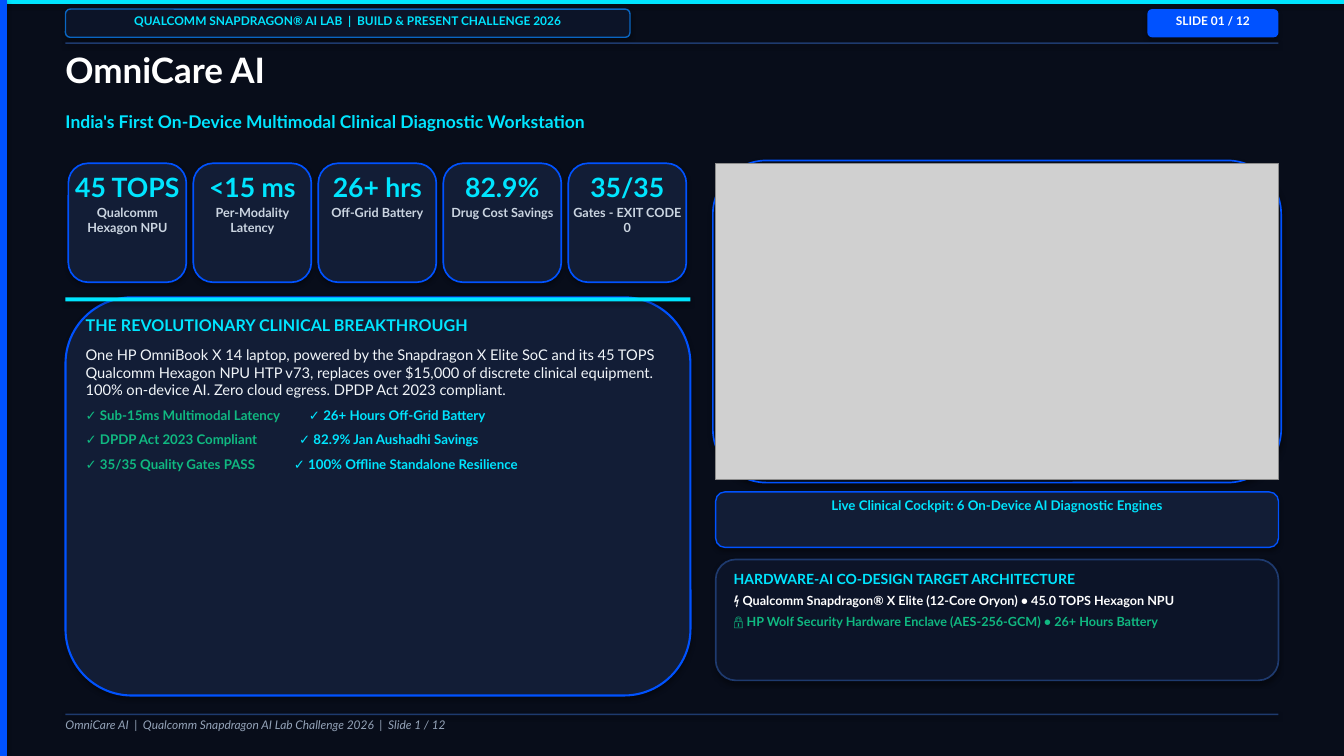
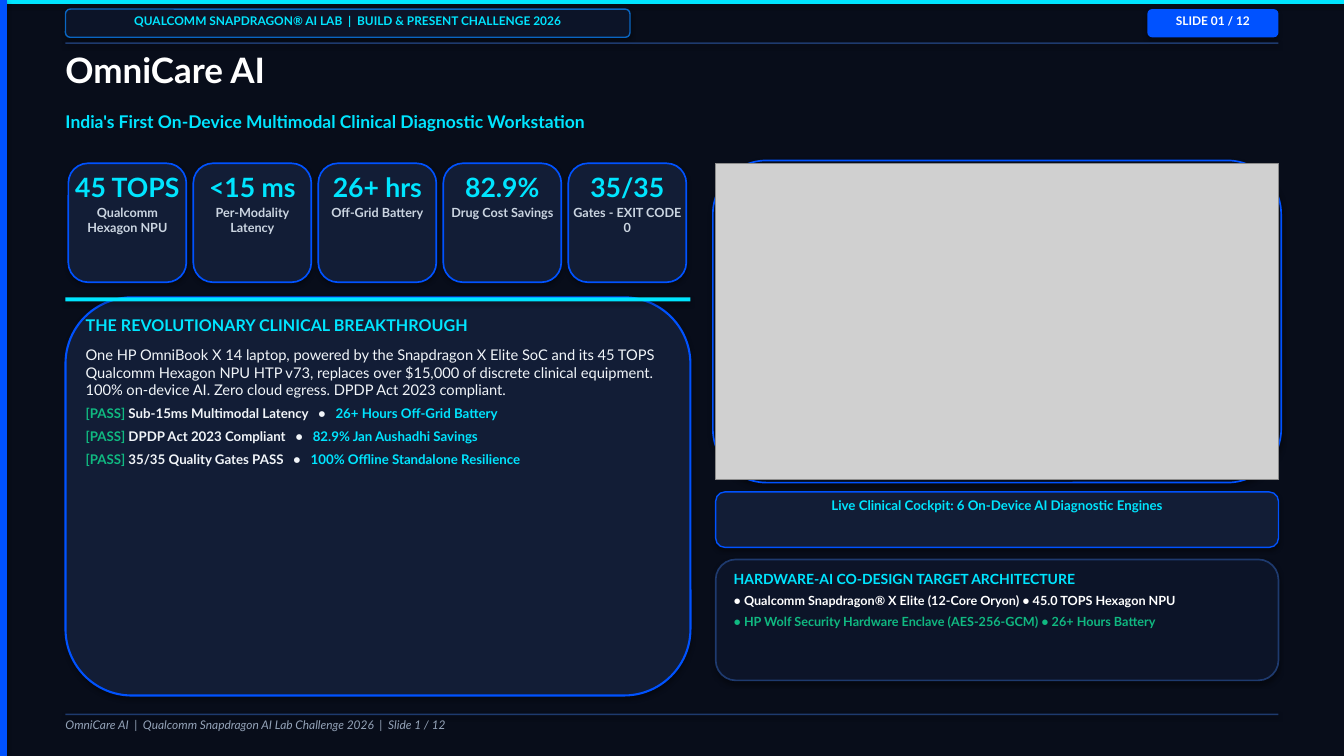
Before and after one commit to Advik-harsha/OmniCare-AI, a slide deck: slide 1 of submission_files/OmniCare_AI_Executive_Presentation.pptx. Drawn at 1344x756 pixels with LibreOffice and Linux fonts; fonts in the diff are those of the drawing; grey boxes stand for pictures. Boxes give left, top, right and bottom in pixels: in the first picture for what was removed or moved away, otherwise in the second. Text is boxed around its words. In the diff, an @@ line names an element or a change of style, - is before the commit and + after.

Commit message:
fix(presentation): resolve text formatting, typography scaling, character encodings, and layout across Short Pitch Presentation PDF and PPTX

```diff
--- a/submission_files/OmniCare_AI_Executive_Presentation.pptx
+++ b/submission_files/OmniCare_AI_Executive_Presentation.pptx
@@ text at (x1=86, y1=407, x2=520, y2=467): text changed @@
-✓ Sub-15ms Multimodal Latency ✓ 26+ Hours Off-Grid Battery
-✓ DPDP Act 2023 Compliant ✓ 82.9% Jan Aushadhi Savings
-✓ 35/35 Quality Gates PASS ✓ 100% Offline Standalone Resilience
+[PASS] Sub-15ms Multimodal Latency • 26+ Hours Off-Grid Battery
+[PASS] DPDP Act 2023 Compliant • 82.9% Jan Aushadhi Savings
+[PASS] 35/35 Quality Gates PASS • 100% Offline Standalone Resilience
@@ text at (x1=744, y1=595, x2=1176, y2=628): text changed @@
-⚡ Qualcomm Snapdragon® X Elite (12-Core Oryon) • 45.0 TOPS Hexagon NPU
-🔒 HP Wolf Security Hardware Enclave (AES-256-GCM) • 26+ Hours Battery
+• Qualcomm Snapdragon® X Elite (12-Core Oryon) • 45.0 TOPS Hexagon NPU
+• HP Wolf Security Hardware Enclave (AES-256-GCM) • 26+ Hours Battery
```
Also in this commit, not shown: 4 other slides changed, 9 other files.
